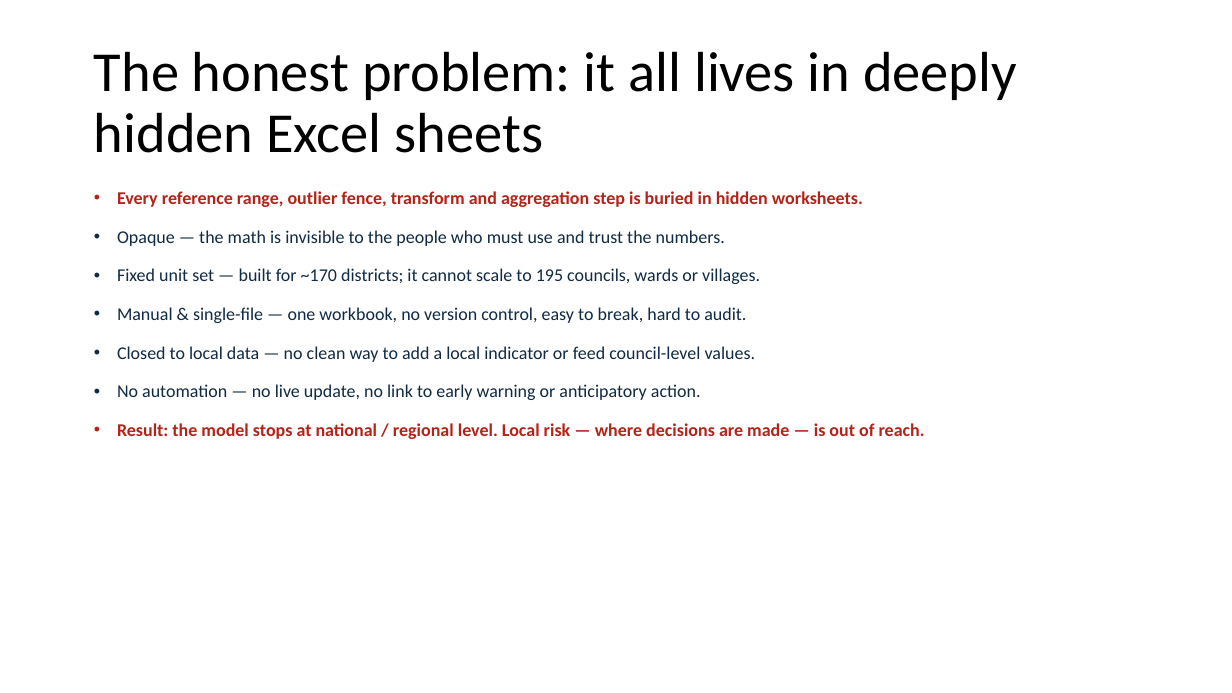
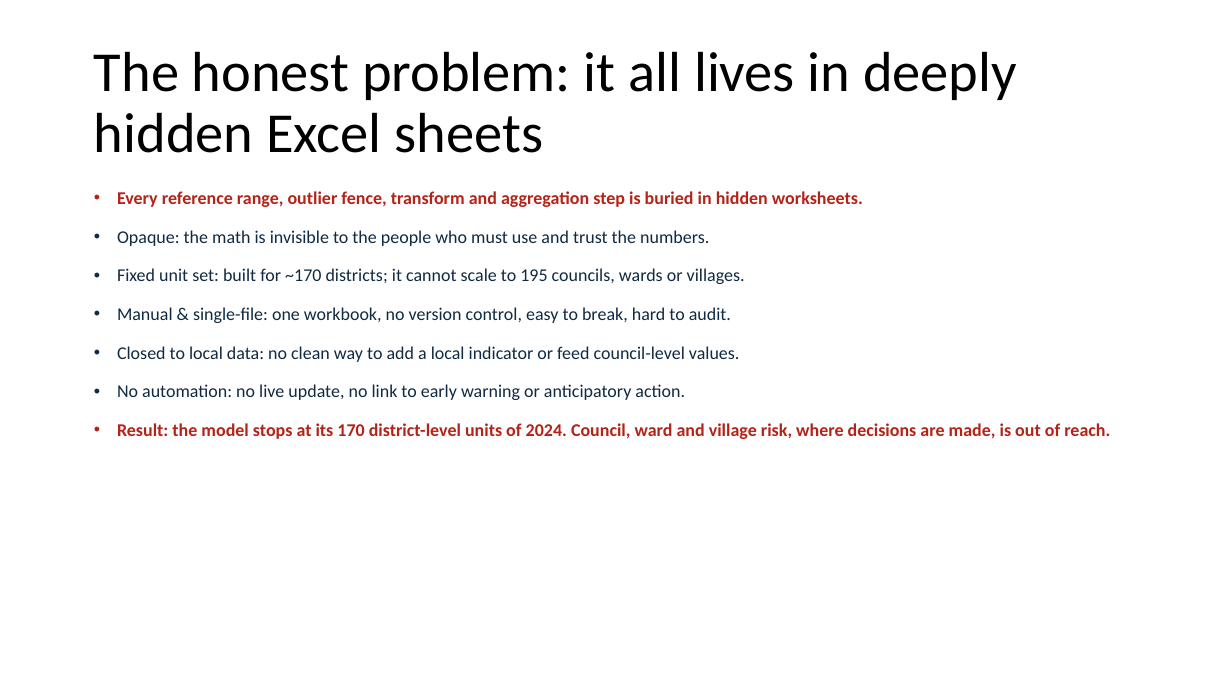
Before and after one commit to masuby/model, a slide deck: slide 6 of docs/INFORM_Tanzania_SADC_format.pptx. Drawn at 1232x693 pixels with LibreOffice and Linux fonts; fonts in the diff are those of the drawing; background and template pictures are left out. Boxes give left, top, right and bottom in pixels: in the first picture for what was removed or moved away, otherwise in the second. Text is boxed around its words. In the diff, an @@ line names an element or a change of style, - is before the commit and + after.

```diff
--- a/docs/INFORM_Tanzania_SADC_format.pptx
+++ b/docs/INFORM_Tanzania_SADC_format.pptx
@@ text at (117,230,1110,439): text changed @@
-• Opaque — the math is invisible to the people who must use and trust the numbers.
-• Fixed unit set — built for ~170 districts; it cannot scale to 195 councils, wards or villages.
-• Manual & single-file — one workbook, no version control, easy to break, hard to audit.
-• Closed to local data — no clean way to add a local indicator or feed council-level values.
-• No automation — no live update, no link to early warning or anticipatory action.
-• Result: the model stops at national / regional level. Local risk — where decisions are made — is out of reach.
+• Opaque: the math is invisible to the people who must use and trust the numbers.
+• Fixed unit set: built for ~170 districts; it cannot scale to 195 councils, wards or villages.
+• Manual & single-file: one workbook, no version control, easy to break, hard to audit.
+• Closed to local data: no clean way to add a local indicator or feed council-level values.
+• No automation: no live update, no link to early warning or anticipatory action.
+• Result: the model stops at its 170 district-level units of 2024. Council, ward and village risk, where decisions are made, is out of reach.
```
Also in this commit, not shown: 10 other slides changed, 55 other files.
